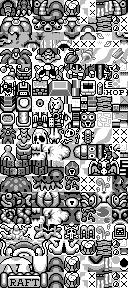
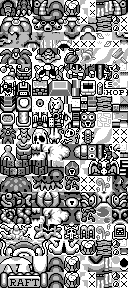
Revision of a layered (128, 288) image; what changed, layer by layer:
showed "lake edge colour" over [32, 144, 80, 160]
